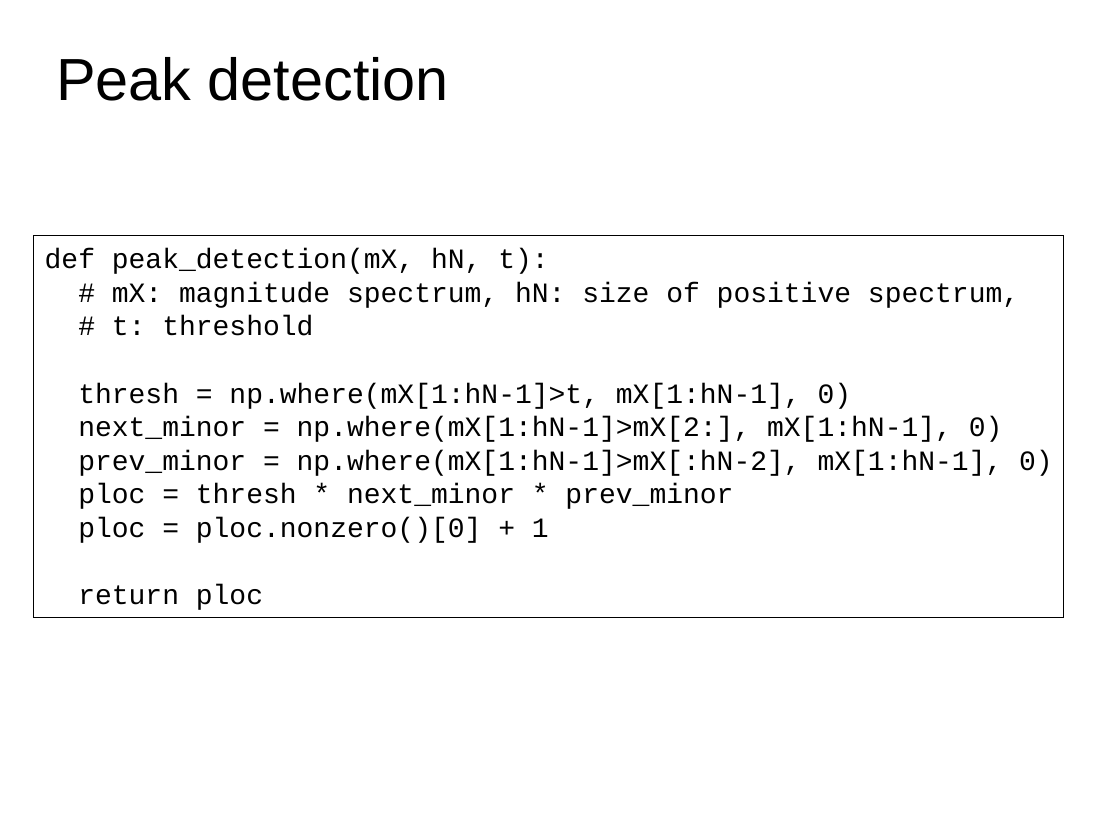
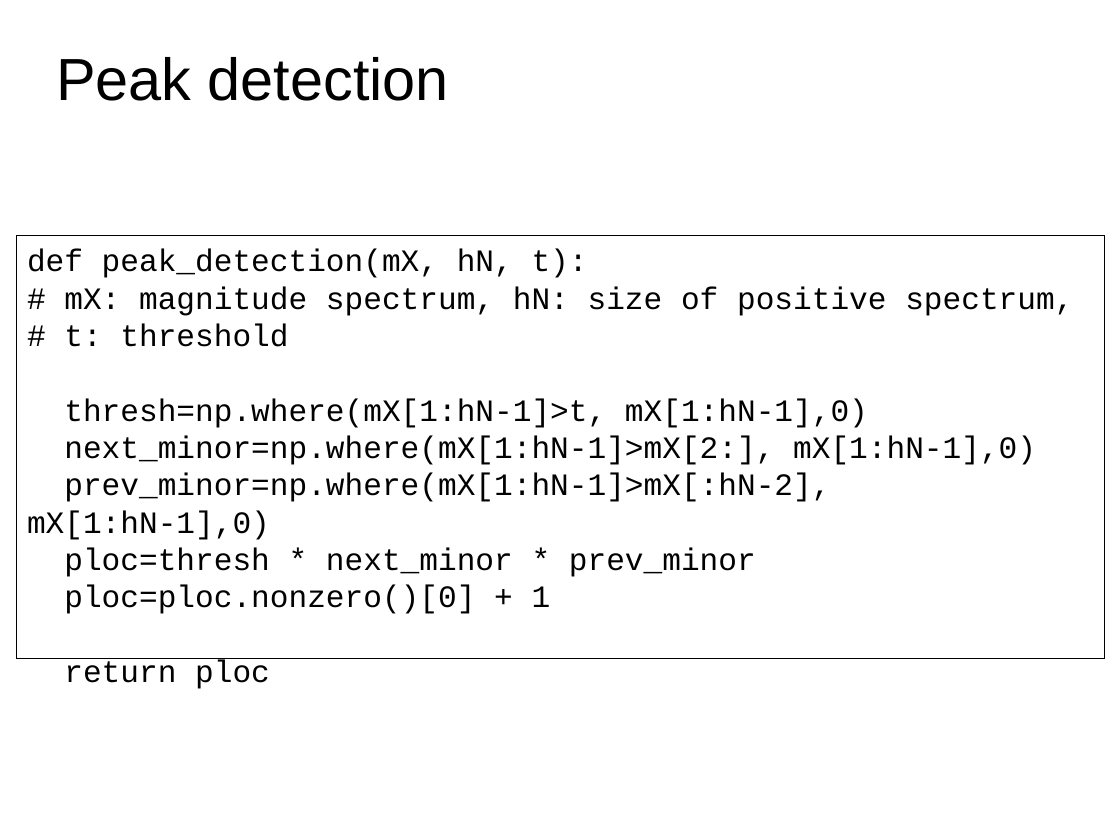
Before and after one commit to MTG/sms-tools, a slide deck: slide 16 of teaching-material/lectures/lect5-Sinusoidal-model/5-Sinusoidal-Model.odp (slide 10 before the commit). Drawn at 1120x840 pixels with LibreOffice and Linux fonts; fonts in the diff are those of the drawing. Boxes give left, top, right and bottom in pixels: in the first picture for what was removed or moved away, otherwise in the second. Text is boxed around its words. In the diff, an @@ line names an element or a change of style, - is before the commit and + after.

```diff
--- a/teaching-material/lectures/lect5-Sinusoidal-model/5-Sinusoidal-Model.odp
+++ b/teaching-material/lectures/lect5-Sinusoidal-model/5-Sinusoidal-Model.odp
@@ rectangle "def peak_detection(mX, hN, t):": place and size @@
-rectangle "def peak_detection(mX, hN, t):" at bbox=[34, 235, 1064, 618]
+rectangle "def peak_detection(mX, hN, t):" at bbox=[16, 235, 1104, 659]
@@ text in rectangle at bbox=[27, 249, 1073, 347]: size 18 to 20 pt in "def peak_detection(mX, hN, t):", "# mX: magnitude spectrum, hN: size of ...", "# t: threshold", "return ploc" @@
@@ text in rectangle at bbox=[27, 398, 1036, 614]: text changed; size 18 to 20 pt @@
-thresh = np.where(mX[1:hN-1]>t, mX[1:hN-1], 0)
-next_minor = np.where(mX[1:hN-1]>mX[2:], mX[1:hN-1], 0)
-prev_minor = np.where(mX[1:hN-1]>mX[:hN-2], mX[1:hN-1], 0)
-ploc = thresh * next_minor * prev_minor
-ploc = ploc.nonzero()[0] + 1
+thresh=np.where(mX[1:hN-1]>t, mX[1:hN-1],0)
+next_minor=np.where(mX[1:hN-1]>mX[2:], mX[1:hN-1],0)
+prev_minor=np.where(mX[1:hN-1]>mX[:hN-2], mX[1:hN-1],0)
+ploc=thresh * next_minor * prev_minor
+ploc=ploc.nonzero()[0] + 1
```
Also in this commit, not shown: 10 other slides changed, 2 slides added, 1 slide removed, 26 other files.
